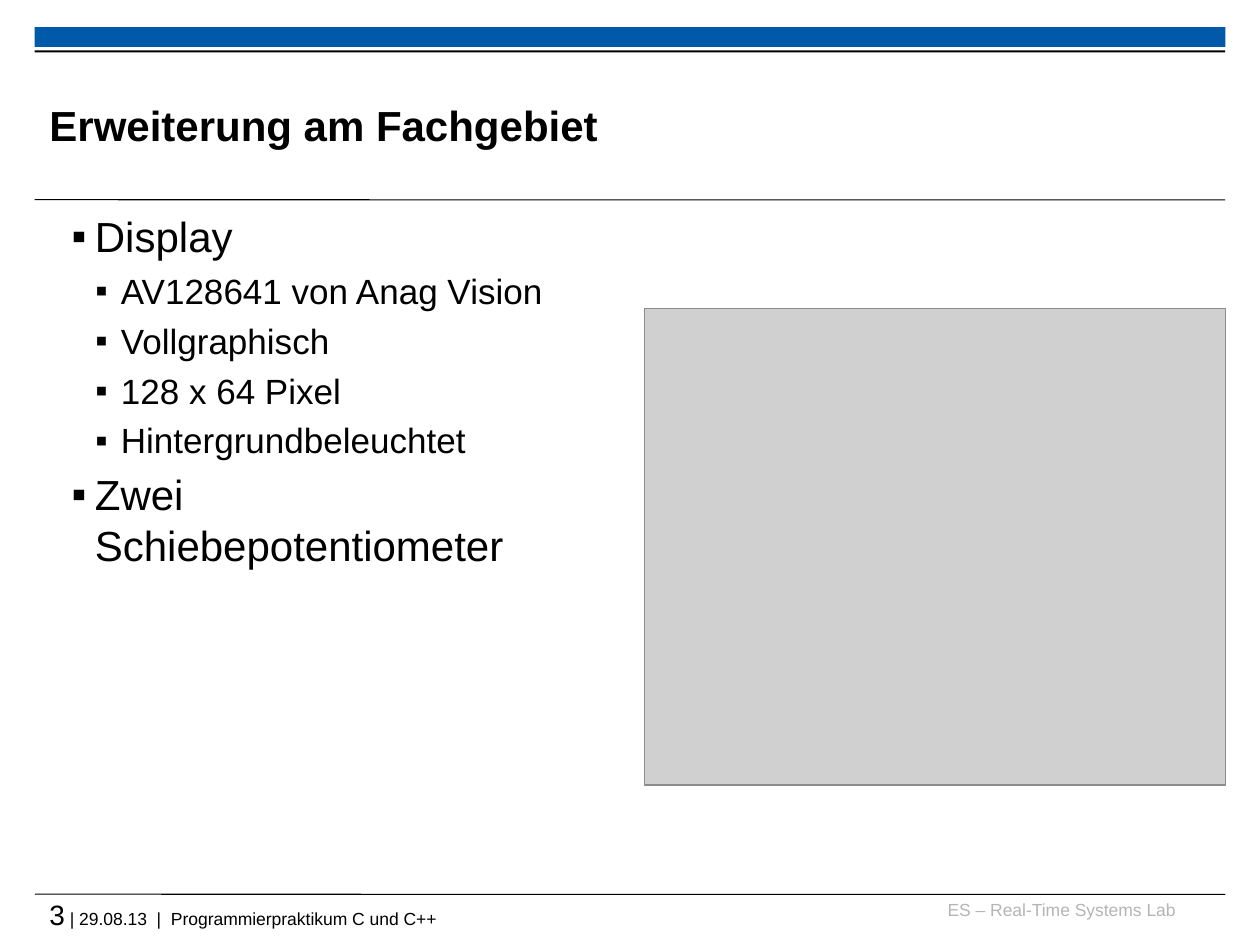
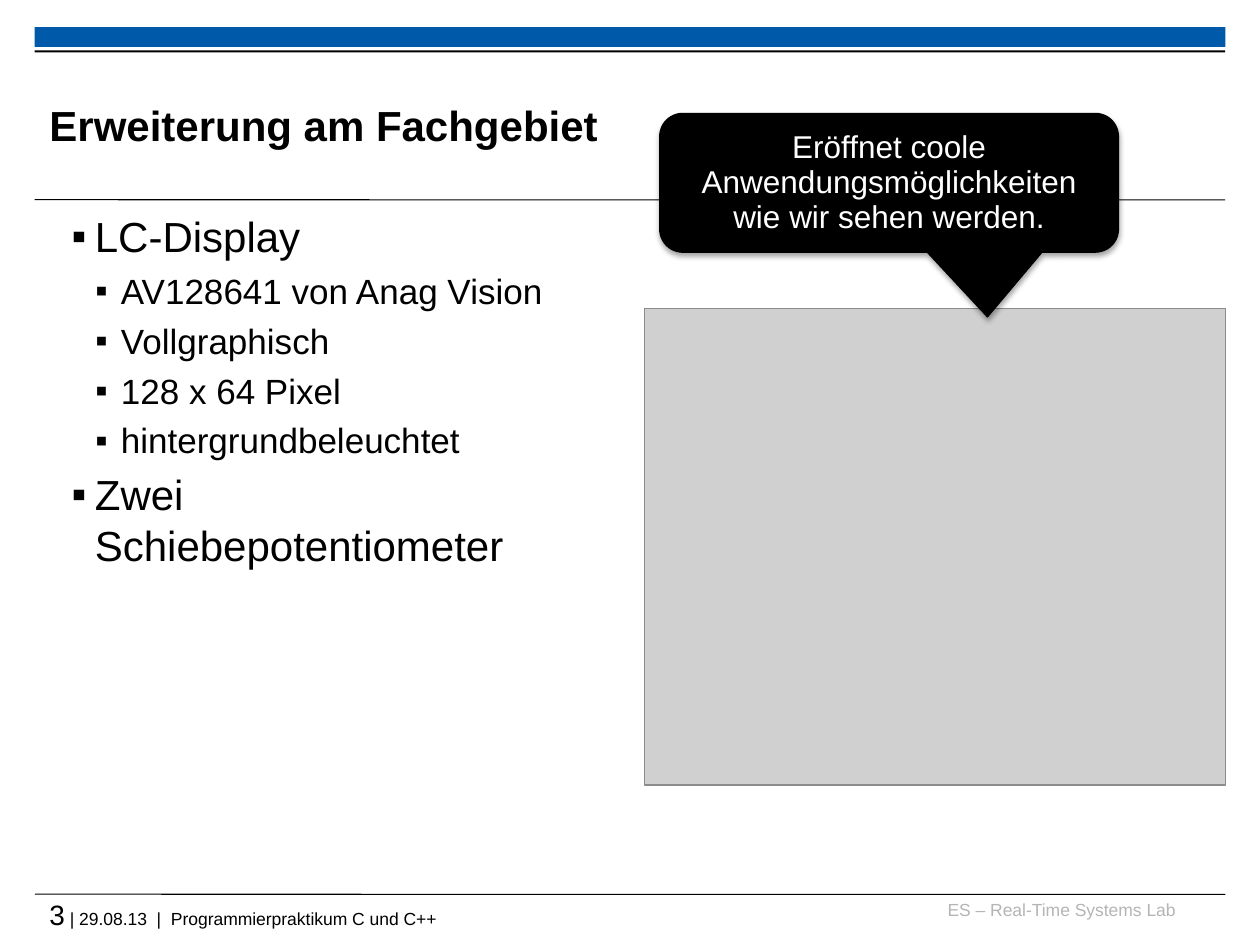
Before and after one commit to h82k/tud-cppp, a slide deck: slide 3 of Vorlesung/5 Embedded Systems.pptx. Drawn at 1260x945 pixels with LibreOffice and Linux fonts; fonts in the diff are those of the drawing; grey boxes stand for pictures; background and template pictures are left out. Boxes give left, top, right and bottom in pixels: in the first picture for what was removed or moved away, otherwise in the second. Text is boxed around its words. In the diff, an @@ line names an element or a change of style, - is before the commit and + after.

```diff
--- a/Vorlesung/5 Embedded Systems.pptx
+++ b/Vorlesung/5 Embedded Systems.pptx
@@ rounded speech box added at [660,113,1119,252], fill #000000, outline #000000 0.75 pt, 18 pt, text #FFFFFF @@
+Eröffnet coole Anwendungsmöglichkeiten wie wir sehen werden.
@@ text at [95,221,300,261]: text changed @@
-  ▪ Display
+  ▪ LC-Display
@@ text at [121,427,460,460]: text changed @@
-    ▪ Hintergrundbeleuchtet
+    ▪ hintergrundbeleuchtet
```
Also in this commit, not shown: 5 other slides changed, 5 other files.
